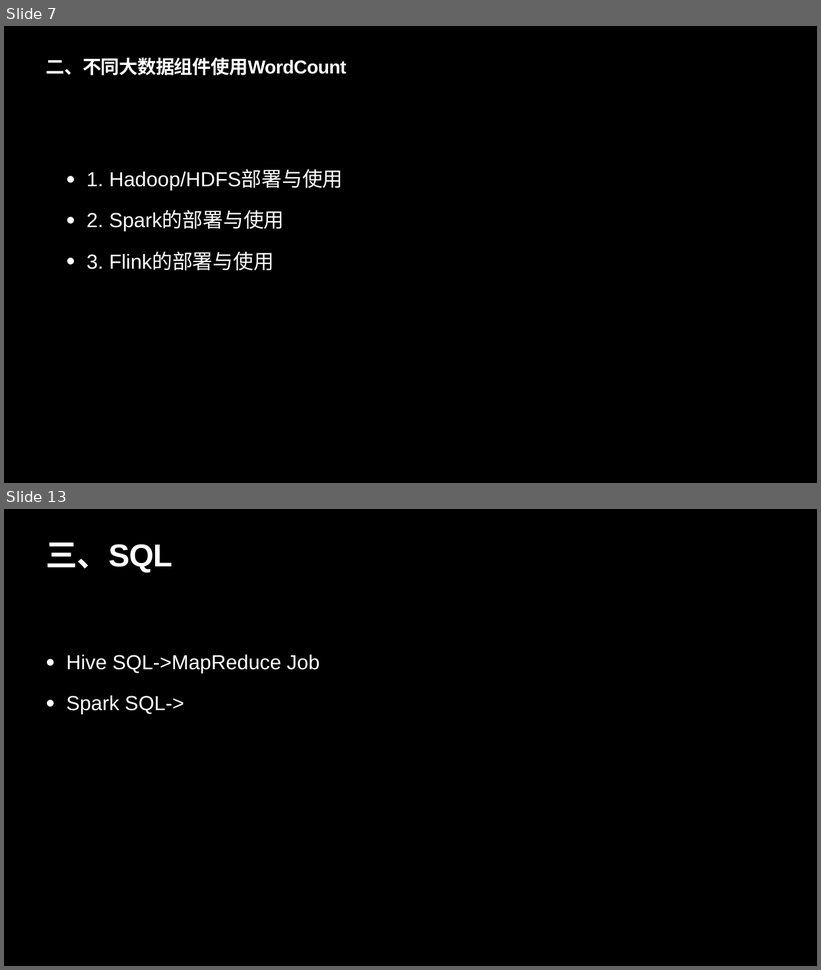
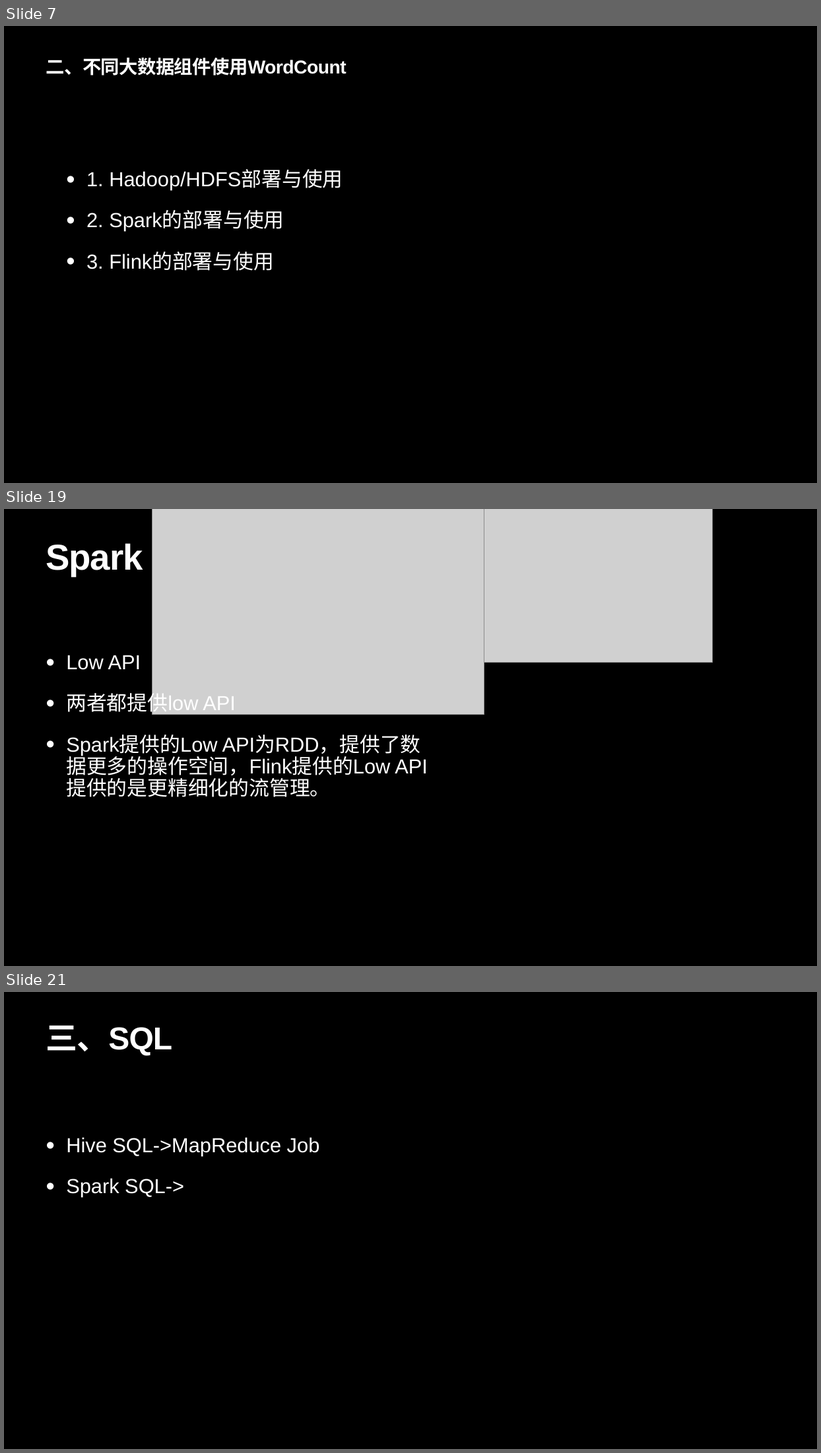
Before and after one commit to LinusLarrabee/bigData, a slide deck: src/doc/大数据组件调研.pptx. Shown one above the other, each under a label of ours: slides 7 and 13 before the commit, slides 7, 19 and 21 after it; the slides between them are not shown. The pictures are 821x970 and 821x1453 pixels, drawn with LibreOffice and Linux fonts; fonts in the diff are those of the drawing; grey boxes stand for pictures. Boxes give left, top, right and bottom in pixels: in the first picture for what was removed or moved away, otherwise in the second. Text is boxed around its words. In the diff, an @@ line names an element or a change of style, - is before the commit and + after.

```diff
--- a/src/doc/大数据组件调研.pptx
+++ b/src/doc/大数据组件调研.pptx
@@ slide 19 added at (x1=4, y1=509, x2=817, y2=966), background #000000 @@
@@ picture added at (x1=152, y1=509, x2=484, y2=714) @@
@@ picture added at (x1=382, y1=509, x2=713, y2=663) @@
@@ title added at (x1=46, y1=543, x2=143, y2=576), 85 pt, text #FFFFFF, bold @@
+Spark
@@ text added at (x1=66, y1=655, x2=421, y2=797), 48 pt, text #FFFFFF @@
+• Low API
+• 两者都提供low API
+• Spark提供的Low API为RDD，提供了数据更多的操作空间，Flink提供的Low API提供的是更精细化的流管理。
@@ what was slide 13 is now slide 21 @@
```
Also in this commit, not shown: 7 slides changed, 10 other slides added, 6 slides removed, 5 other files.
